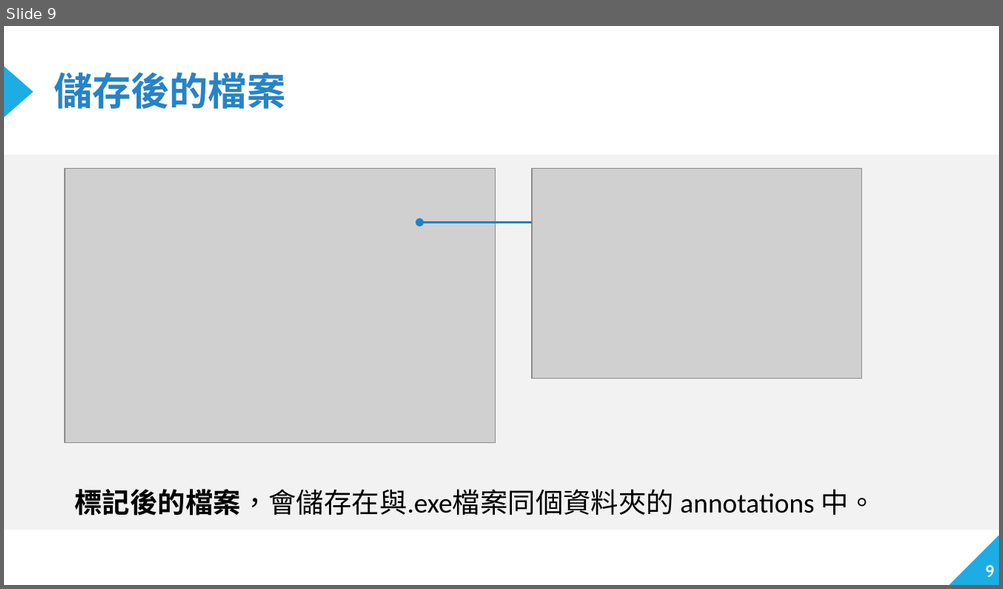
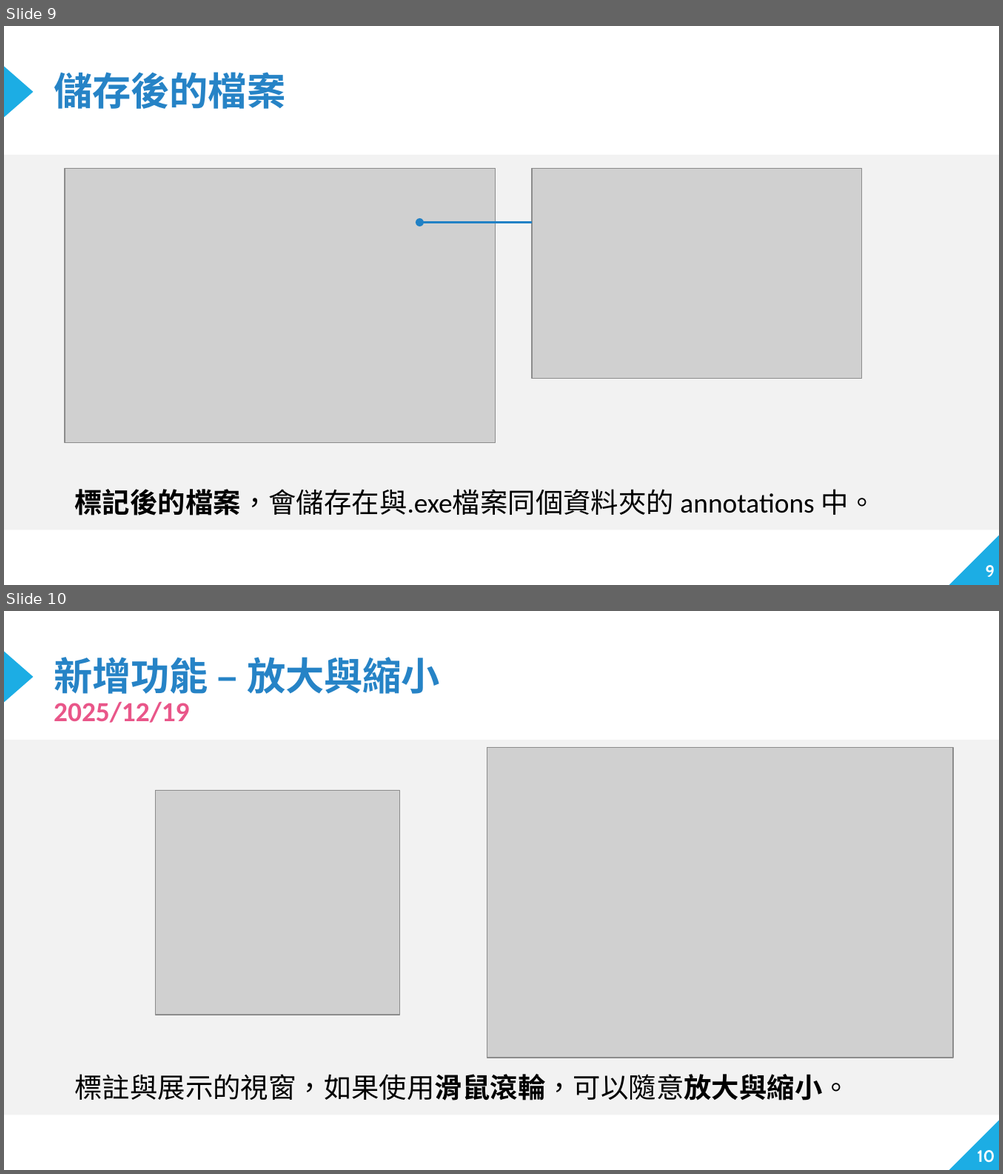
Before and after one commit to tana0101/Hip-Joint-Keypoint-Detection, a slide deck: Keypoint-Annotation-Tool/使用手冊.pptx. Shown one above the other, each under a label of ours: slide 9 before the commit, slides 9 and 10 after it. The pictures are 1003x589 and 1003x1174 pixels, drawn with LibreOffice and Linux fonts; fonts in the diff are those of the drawing; grey boxes stand for pictures. Boxes give left, top, right and bottom in pixels: in the first picture for what was removed or moved away, otherwise in the second. Text is boxed around its words. In the diff, an @@ line names an element or a change of style, - is before the commit and + after.

```diff
--- a/Keypoint-Annotation-Tool/使用手冊.pptx
+++ b/Keypoint-Annotation-Tool/使用手冊.pptx
@@ slide 10 added at (x1=4, y1=611, x2=999, y2=1170), background #FFFFFF; not listed: 2 template elements that a slide beside it also shows @@
@@ title added at (x1=54, y1=657, x2=440, y2=694), 28 pt, text #2683C6, bold @@
+新增功能 – 放大與縮小
@@ text added at (x1=54, y1=702, x2=189, y2=723), 20 pt, text #E95689, bold @@
+2025/12/19
@@ rectangle added at (x1=4, y1=741, x2=999, y2=1116), fill #F2F2F2 @@
@@ picture added at (x1=486, y1=747, x2=953, y2=1057) @@
@@ picture added at (x1=155, y1=791, x2=399, y2=1016) @@
@@ text added at (x1=75, y1=1074, x2=850, y2=1101), 20 pt, text #000000 @@
+標註與展示的視窗，如果使用滑鼠滾輪，可以隨意放大與縮小。
@@ page number added at (x1=976, y1=1150, x2=994, y2=1163), 12 pt, text #FFFFFF, bold @@
+10
```
Also in this commit, not shown: 2 slides changed, 7 other files.
